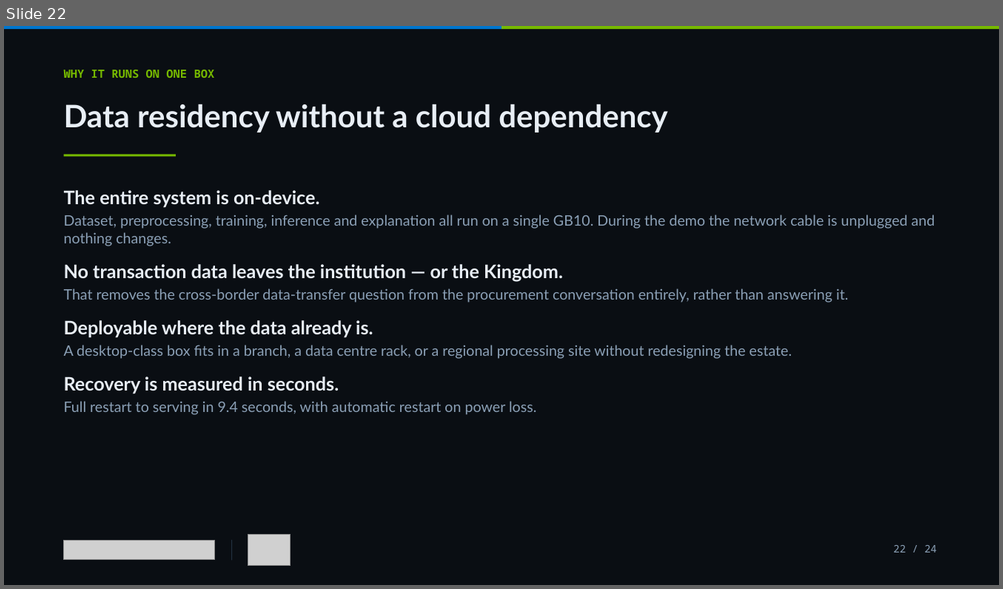
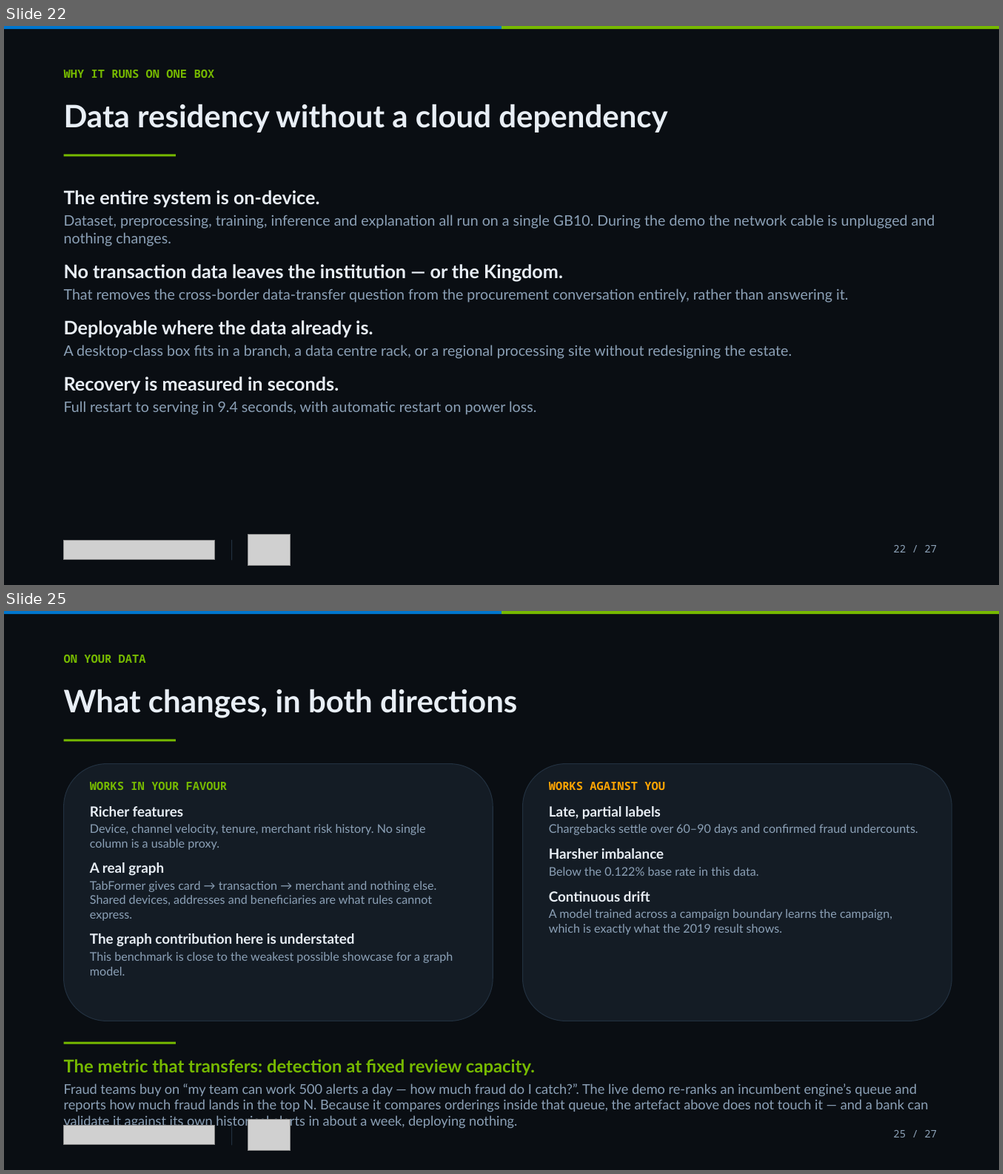
Before and after one commit to tamereissa77/Dell-Money2020, a slide deck: deck/GB10-Demos-for-Events.pptx. Shown one above the other, each under a label of ours: slide 22 before the commit, slides 22 and 25 after it; the slides between them are not shown. The pictures are 1003x589 and 1003x1174 pixels, drawn with LibreOffice and Linux fonts; fonts in the diff are those of the drawing; grey boxes stand for pictures. Boxes give left, top, right and bottom in pixels: in the first picture for what was removed or moved away, otherwise in the second. Text is boxed around its words. In the diff, an @@ line names an element or a change of style, - is before the commit and + after.

```diff
--- a/deck/GB10-Demos-for-Events.pptx
+++ b/deck/GB10-Demos-for-Events.pptx
@@ slide 25 added at <box>4,611,999,1170</box>, background #FFFFFF @@
@@ rectangle added at <box>4,611,999,1170</box>, fill #0A0E13 @@
@@ rectangle added at <box>4,611,502,614</box>, fill #0076CE @@
@@ rectangle added at <box>502,611,999,614</box>, fill #76B900 @@
@@ text added at <box>64,655,146,663</box>, 11 pt, text #76B900, bold @@
+ON YOUR DATA
@@ text added at <box>64,689,517,718</box>, 30 pt, text #E8EEF5, bold @@
+What changes, in both directions
@@ rectangle added at <box>64,739,176,741</box>, fill #76B900 @@
@@ rounded rectangle added at <box>64,764,492,1022</box>, fill #141C25, outline #22303F 0.75 pt @@
@@ rounded rectangle added at <box>523,764,951,1022</box>, fill #141C25, outline #22303F 0.75 pt @@
@@ text added at <box>90,782,452,976</box>, 11.5 pt, text #8BA0B6 @@
+WORKS IN YOUR FAVOUR
+Richer features
+Device, channel velocity, tenure, merchant risk history. No single column is a usable proxy.
+A real graph
+TabFormer gives card → transaction → merchant and nothing else. Shared devices, addresses and beneficiaries are what rules cannot express.
+The graph contribution here is understated
+This benchmark is close to the weakest possible showcase for a graph model.
@@ text added at <box>549,782,918,935</box>, 11.5 pt, text #8BA0B6 @@
+WORKS AGAINST YOU
+Late, partial labels
+Chargebacks settle over 60–90 days and confirmed fraud undercounts.
+Harsher imbalance
+Below the 0.122% base rate in this data.
+Continuous drift
+A model trained across a campaign boundary learns the campaign, which is exactly what the 2019 result shows.
@@ rectangle added at <box>64,1042,176,1045</box>, fill #76B900 @@
@@ text added at <box>64,1059,928,1130</box>, 13 pt, text #8BA0B6 @@
+The metric that transfers: detection at fixed review capacity.
+Fraud teams buy on “my team can work 500 alerts a day — how much fraud do I catch?”. The live demo re-ranks an incumbent engine’s queue and reports how much fraud lands in the top N. Because it compares orderings inside that queue, the artefact above does not touch it — and a bank can validate it against its own historical alerts in about a week, deploying nothing.
@@ picture added at <box>248,1120,290,1151</box> @@
@@ picture added at <box>64,1126,215,1145</box> @@
@@ rectangle added at <box>232,1125,233,1145</box>, fill #22303F @@
@@ text added at <box>893,1130,936,1138</box>, 10 pt, text #8BA0B6 @@
+25 / 27
@@ slide 22 changed as well @@
@@ text at <box>893,545,936,553</box>: text changed @@
-22 / 24
+22 / 27
```
Also in this commit, not shown: 22 other slides changed, 2 other slides added, 1 other file.
